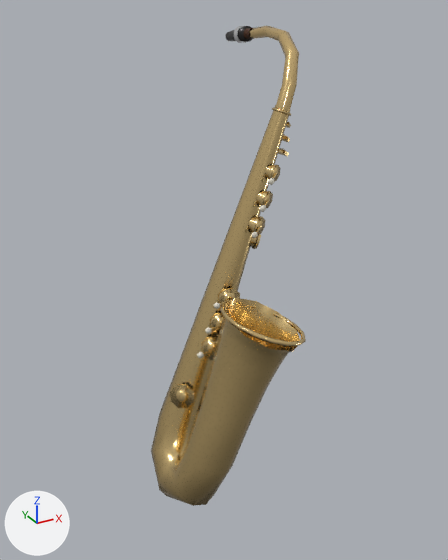
The glTF model site/public/models/instr_sax.lite.glb, before and after one commit.
One viewpoint serves both versions: a camera (50 mm lens) standing at (-0.688, -1.328, 1.586) and looking at (-0.154, -0.357, 1.101). Every picture has the same lights, and +X, +Y and +Z are marked at lower left. The first picture is the older version. Where no turn or scale is listed for an object, it has been applied to the vertices. Vertices at exactly the same position are counted once.

Script lines for the objects in view, before the commit:
```python
me_sax_ivory = bpy.data.meshes.new('sax_ivory')
me_sax_ivory.from_pydata(...)  # 180 vertices, 324 faces; spans x -0.55..0.55, y -0.2..0.2, z -1.0..1.0
me_sax_ivory.materials.append(mat_ivory)
me_sax_saxbrass = bpy.data.meshes.new('sax_saxbrass')
me_sax_saxbrass.from_pydata(...)  # 720 vertices, 1148 faces; spans x -0.41..0.41, y -0.48..0.48, z -1.0..1.0
me_sax_saxbrass.materials.append(mat_saxbrass)
ob_act_sax = bpy.data.objects.new('act_sax', None)
ob_act_sax.parent = ob_instr_sax
ob_act_sax.location = (-0.104, -0.332, 1.253)
ob_sax_ivory = bpy.data.objects.new('sax_ivory', me_sax_ivory)
ob_sax_ivory.parent = ob_act_sax
ob_sax_ivory.location = (-0.0265, -0.0534, -0.0637)
ob_sax_ivory.scale = (0.206, 0.206, 0.206)
ob_sax_saxbrass = bpy.data.objects.new('sax_saxbrass', me_sax_saxbrass)
ob_sax_saxbrass.parent = ob_act_sax
ob_sax_saxbrass.location = (-0.0589, -0.062, -0.13)
ob_sax_saxbrass.scale = (0.432, 0.432, 0.432)
```
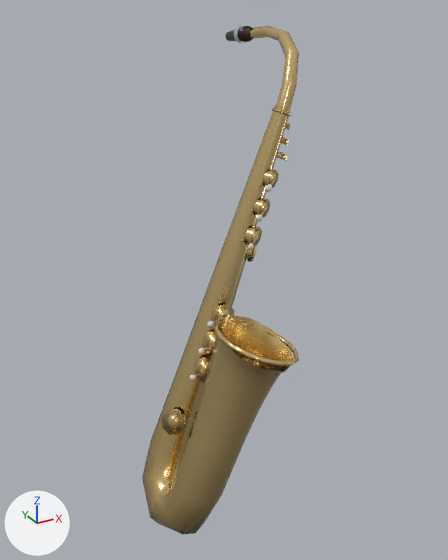
ob_act_sax is not drawn itself; it is the parent of ob_sax_ivory, ob_sax_saxbrass.

Location of each change, (x1, y1, x2, y2) in pixels of the pictures (448 x 560 px; the box of a moved part takes in the faces that stretch with it):
'sax_saxbrass', reshaped, moved, rescaled
    before: (151, 26, 306, 506)
    after: (142, 26, 299, 534)
'sax_ivory', moved, rescaled (8% wider, 9% taller)
    before: (197, 134, 286, 358)
    after: (190, 136, 286, 381)
part 1 of me_sax_saxbrass, moved or reshaped
    before: (220, 302, 306, 346)
    after: (214, 320, 299, 366)
part 2 of me_sax_saxbrass, moved or reshaped
    before: (272, 107, 291, 116)
    after: (272, 108, 291, 117)
part 3 of me_sax_saxbrass, moved or reshaped
    before: (265, 165, 274, 178)
    after: (263, 171, 271, 185)
part 4 of me_sax_saxbrass, moved or reshaped
    before: (268, 165, 281, 181)
    after: (266, 170, 279, 188)
part 5 of me_sax_saxbrass, moved or reshaped
    before: (257, 191, 266, 205)
    after: (254, 199, 264, 214)
part 6 of me_sax_saxbrass, moved or reshaped
    before: (260, 191, 273, 208)
    after: (257, 198, 270, 218)
part 7 of me_sax_saxbrass, moved or reshaped
    before: (170, 384, 194, 408)
    after: (162, 409, 186, 435)
part 8 of me_sax_saxbrass, moved or reshaped
    before: (278, 149, 289, 156)
    after: (277, 152, 288, 161)
part 9 of me_sax_saxbrass, moved or reshaped
    before: (282, 135, 290, 142)
    after: (281, 138, 289, 145)
part 10 of me_sax_saxbrass, moved or reshaped
    before: (151, 106, 300, 506)
    after: (142, 106, 293, 534)

The change in detail:
me_sax_saxbrass is used by ob_sax_saxbrass; parent ob_act_sax; location (-0.0589, -0.062, -0.13); scale (0.432, 0.432, 0.432).
me_sax_saxbrass had 720 vertices, 1148 faces and spanned x -0.41..0.41, y -0.48..0.48, z -1.0..1.0.
me_sax_saxbrass now has 720 vertices, 1148 faces and spans x -0.41..0.41, y -0.45..0.45, z -1.0..1.0.
me_sax_saxbrass part 1: the loose piece of 64 vertices spanning x -0.18..0.16, y -0.48..-0.11, z -0.16..-0.01 is scaled about the mesh origin by (0.935, 0.935, 0.94).
me_sax_saxbrass part 2: the loose piece of 48 vertices spanning x 0.24..0.32, y 0.01..0.09, z 0.66..0.69 is moved by (0.01, 0.0, 0.02).
me_sax_saxbrass part 3: the loose piece of 16 vertices spanning x 0.17..0.24, y -0.01..0.05, z 0.41..0.47 is moved by (0.0, 0.0, 0.01).
me_sax_saxbrass part 4: the loose piece of 18 vertices spanning x 0.18..0.25, y -0.03..0.01, z 0.4..0.47 is moved by (0.0, 0.0, 0.01).
me_sax_saxbrass part 5: the loose piece of 16 vertices spanning x 0.13..0.2, y -0.02..0.04, z 0.29..0.36 is moved by (0.0, 0.0, 0.01).
me_sax_saxbrass part 6: the loose piece of 18 vertices spanning x 0.14..0.21, y -0.03..0.01, z 0.29..0.36 is moved by (0.0, 0.0, 0.01).
me_sax_saxbrass part 7: the loose piece of 18 vertices spanning x -0.3..-0.21, y -0.07..0.02, z -0.57..-0.46 is moved by (0.0, 0.0, -0.02).
me_sax_saxbrass part 8: the loose piece of 8 vertices spanning x 0.28..0.32, y 0.04..0.1, z 0.48..0.52 is moved by (0.0, 0.0, 0.02).
me_sax_saxbrass part 9: the loose piece of 8 vertices spanning x 0.29..0.34, y 0.06..0.12, z 0.54..0.57 is moved by (0.0, -0.01, 0.02).
me_sax_saxbrass part 10: 178 of 720 vertices moved; they spanned x -0.41..0.31, y -0.46..0.14, z -1.0..0.7 and now span x -0.41..0.32, y -0.43..0.13, z -1.0..0.72; mean shift (0.0, 0.01, -0.01); largest move (-0.21, -0.36, -0.72) -> (-0.22, -0.33, -0.74).
Other edits to the shape of me_sax_saxbrass do not show in these pictures.
Object 'act_sax' (ob_act_sax) moves from (-0.104, -0.332, 1.253) to (-0.111, -0.332, 1.236).
Object 'sax_ivory' (ob_sax_ivory) moves from (-0.0265, -0.0534, -0.0637) to (-0.0289, -0.0534, -0.0702).
Object 'sax_ivory' (ob_sax_ivory) is rescaled from (0.206, 0.206, 0.206) to (0.228, 0.228, 0.228).
Object 'sax_saxbrass' (ob_sax_saxbrass) moves from (-0.0589, -0.062, -0.13) to (-0.0638, -0.062, -0.143).
Object 'sax_saxbrass' (ob_sax_saxbrass) is rescaled from (0.432, 0.432, 0.432) to (0.461, 0.461, 0.461).
